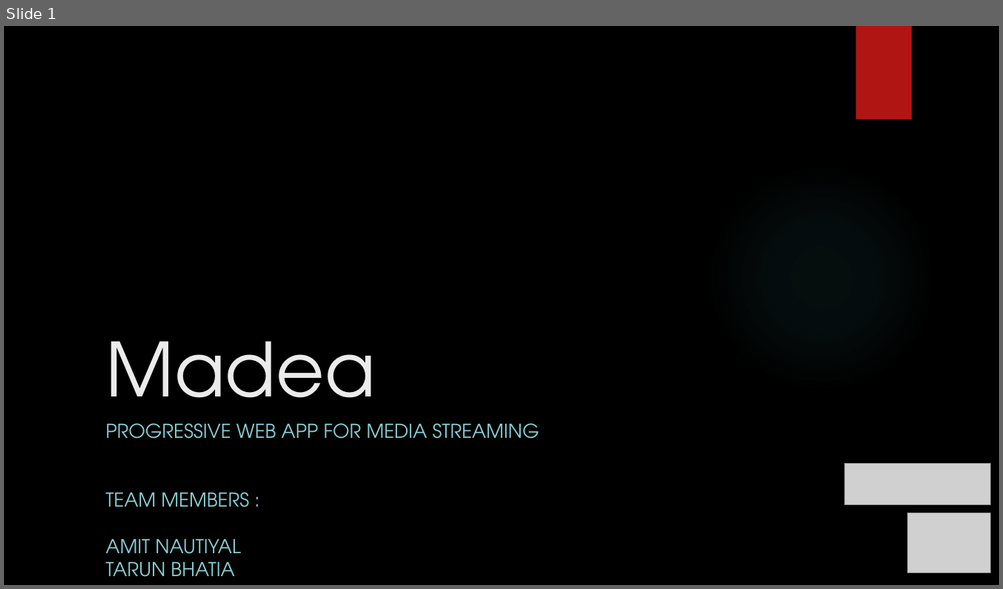
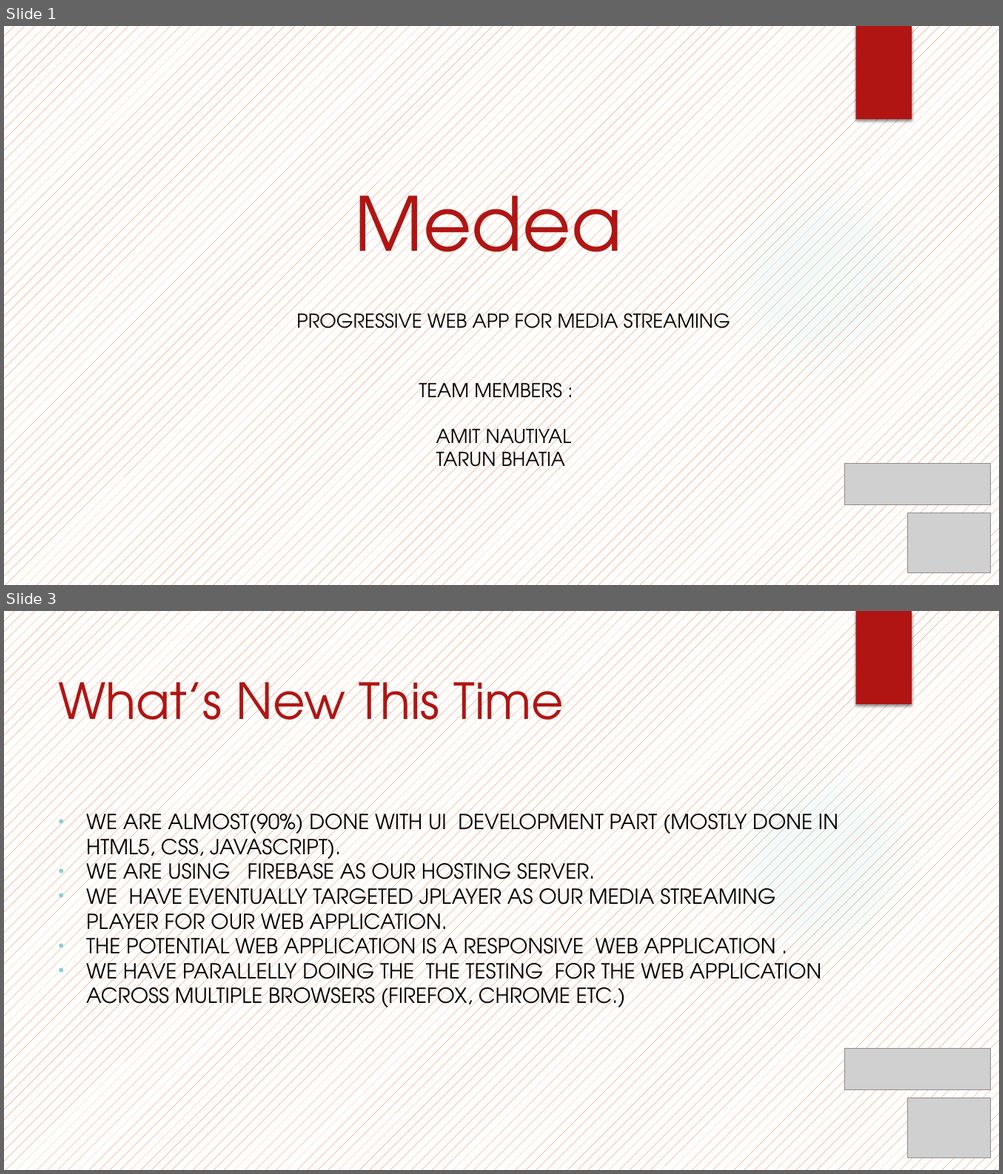
Before and after one commit to NautiyalAmit/Medea, a slide deck: MadeaPresentation_1.pptx. Shown one above the other, each under a label of ours: slide 1 before the commit, slides 1 and 3 after it; the slides between them are not shown. The pictures are 1003x589 and 1003x1174 pixels, drawn with LibreOffice and Linux fonts; fonts in the diff are those of the drawing; grey boxes stand for pictures; background and template pictures are left out. Boxes give left, top, right and bottom in pixels: in the first picture for what was removed or moved away, otherwise in the second. Text is boxed around its words. In the diff, an @@ line names an element or a change of style, - is before the commit and + after.

Commit message:
firebase changes

```diff
--- a/MadeaPresentation_1.pptx
+++ b/MadeaPresentation_1.pptx
@@ slide 3 added at <box>4,611,999,1170</box>, background pattern #EA6312 on #FFFFFF; not listed: 2 template elements that a slide beside it also shows @@
@@ title added at <box>58,667,564,742</box>, 48 pt, text #B01513 @@
+What’s New This Time
@@ subtitle added at <box>86,808,838,1014</box>, 20 pt, text #000000 @@
+• WE ARE ALMOST(90%) DONE WITH UI DEVELOPMENT PART (MOSTLY DONE IN HTML5, CSS, JAVASCRIPT).
+• WE ARE USING FIREBASE AS OUR HOSTING SERVER.
+• WE HAVE EVENTUALLY TARGETED JPLAYER AS OUR MEDIA STREAMING PLAYER FOR OUR WEB APPLICATION.
+• THE POTENTIAL WEB APPLICATION IS A RESPONSIVE WEB APPLICATION .
+• WE HAVE PARALLELLY DOING THE THE TESTING FOR THE WEB APPLICATION ACROSS MULTIPLE BROWSERS (FIREFOX, CHROME ETC.)
@@ picture added at <box>845,1049,990,1090</box> @@
@@ picture added at <box>908,1098,990,1159</box> @@
@@ slide 1 changed as well @@
@@ background picture (left out) to pattern #EA6312 on #FFFFFF @@
@@ title at <box>354,173,622,285</box>: text changed; text colour #EBEBEB to #B01513 @@
-Madea
+Medea
@@ subtitle "PROGRESSIVE WEB APP FOR MEDIA ...": place and size @@
-subtitle "PROGRESSIVE WEB APP FOR MEDIA ..." at <box>105,423,539,577</box>
+subtitle "PROGRESSIVE WEB APP FOR MEDIA ..." at <box>296,309,730,475</box>
@@ subtitle "PROGRESSIVE WEB APP FOR MEDIA ..." at <box>296,309,730,475</box>: text colour #8AD0D6 to #000000 @@
```
Also in this commit, not shown: 1 other slide added, 11 slides removed, 47 other files.
